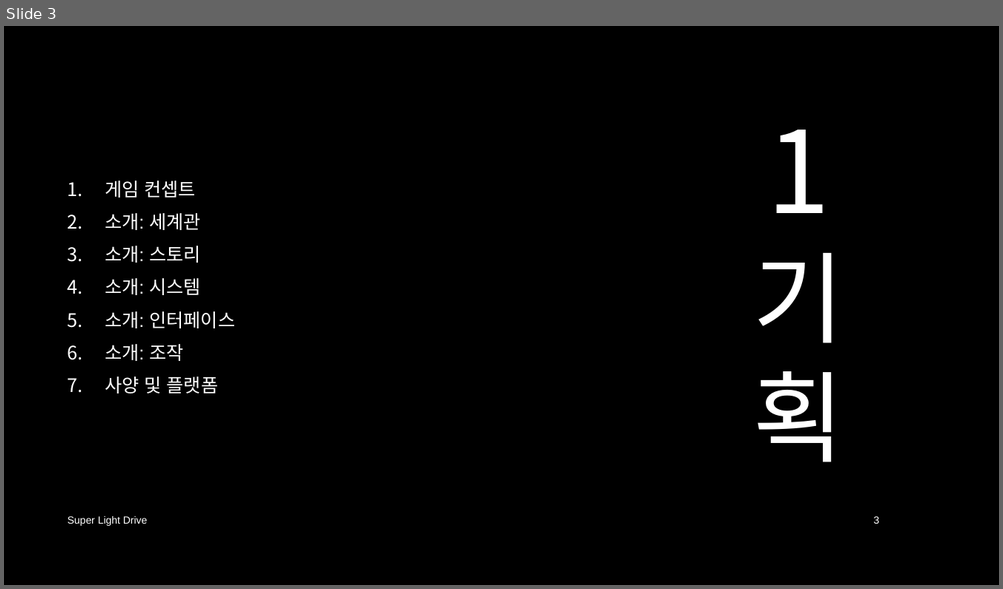
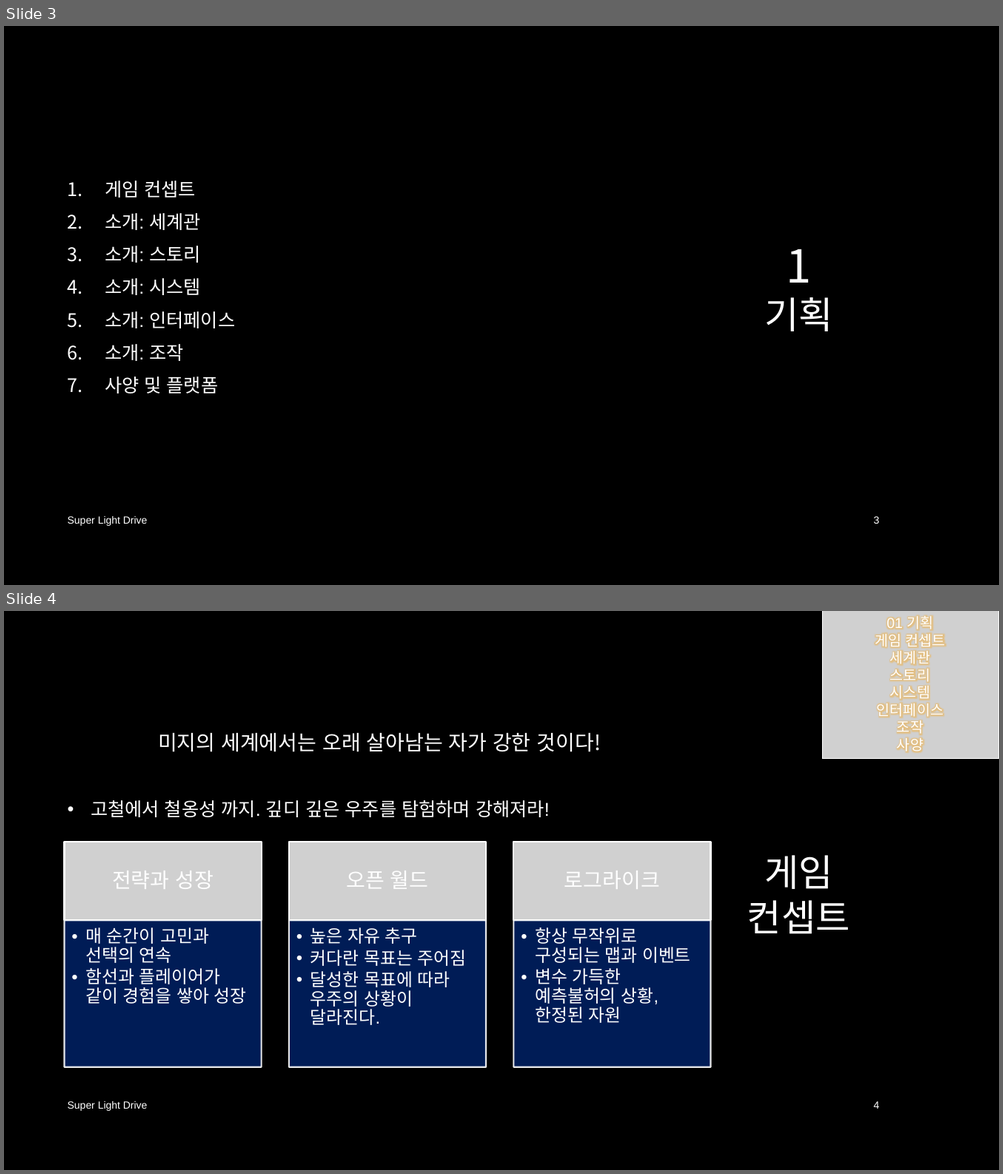
Before and after one commit to iconstudio/2017-Platformer, a slide deck: slides/SuperLightDrive_20171228.pptx. Shown one above the other, each under a label of ours: slide 3 before the commit, slides 3 and 4 after it. The pictures are 1003x589 and 1003x1174 pixels, drawn with LibreOffice and Linux fonts; fonts in the diff are those of the drawing; grey boxes stand for pictures; background and template pictures are left out. Boxes give left, top, right and bottom in pixels: in the first picture for what was removed or moved away, otherwise in the second. Text is boxed around its words. In the diff, an @@ line names an element or a change of style, - is before the commit and + after.

```diff
--- a/slides/SuperLightDrive_20171228.pptx
+++ b/slides/SuperLightDrive_20171228.pptx
@@ slide 4 added at (4, 611, 999, 1170), background picture (left out) @@
@@ picture added at (822, 611, 998, 759), 14 pt, text #FFFFFF @@
+01 기획
+게임 컨셉트
+세계관
+스토리
+시스템
+인터페이스
+조작
+사양
@@ text added at (91, 732, 601, 817), 18 pt, text #FFFFFF @@
+미지의 세계에서는 오래 살아남는 자가 강한 것이다!
+• 고철에서 철옹성 까지. 깊디 깊은 우주를 탐험하며 강해져라!
@@ title added at (747, 855, 850, 934), 36 pt, text #FFFFFF @@
+게임 컨셉트
@@ group added at (65, 842, 711, 1068): 6 texts, 3 pictures, 3 rectangles @@
+전략과 성장
+  •• 매 순간이 고민과 선택의 연속
+  •• 함선과 플레이어가 같이 경험을 쌓아 성장
+오픈 월드
+  •• 높은 자유 추구
+  •• 커다란 목표는 주어짐
+  •• 달성한 목표에 따라 우주의 상황이 달라진다.
+로그라이크
+  •• 항상 무작위로 구성되는 맵과 이벤트
+  •• 변수 가득한 예측불허의 상황, 한정된 자원
@@ text added at (68, 1102, 148, 1111), 10 pt, text #FFFFFF @@
+Super Light Drive
@@ page number added at (874, 1102, 879, 1109), 10 pt, text #FFFFFF @@
+4
@@ slide 3 changed as well @@
@@ title at (764, 249, 833, 332): text changed; size 96 to 36 pt @@
-1기획
+1
+기획
```
Also in this commit, not shown: 3 other slides changed, 16 other slides added.
